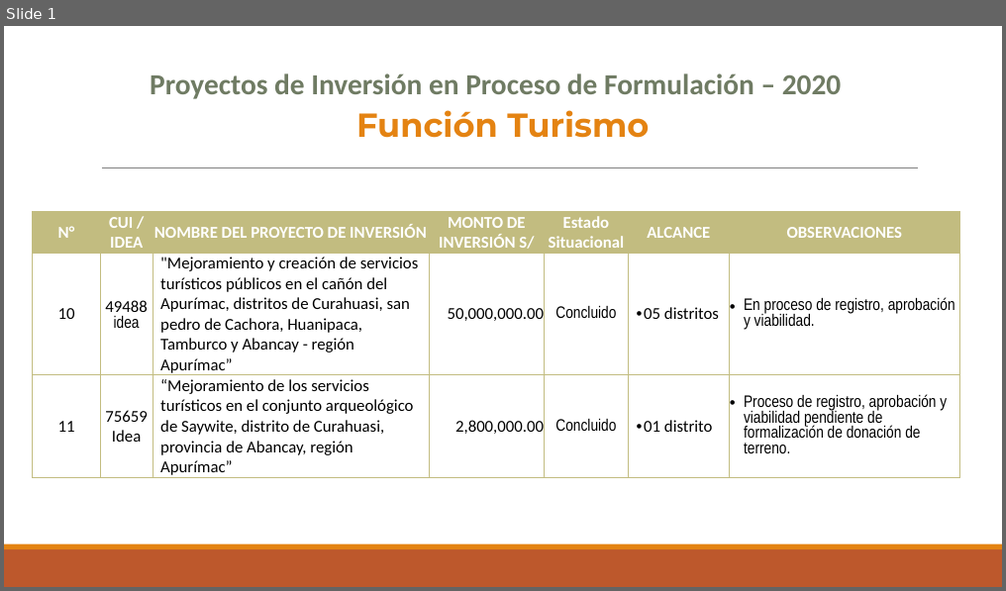
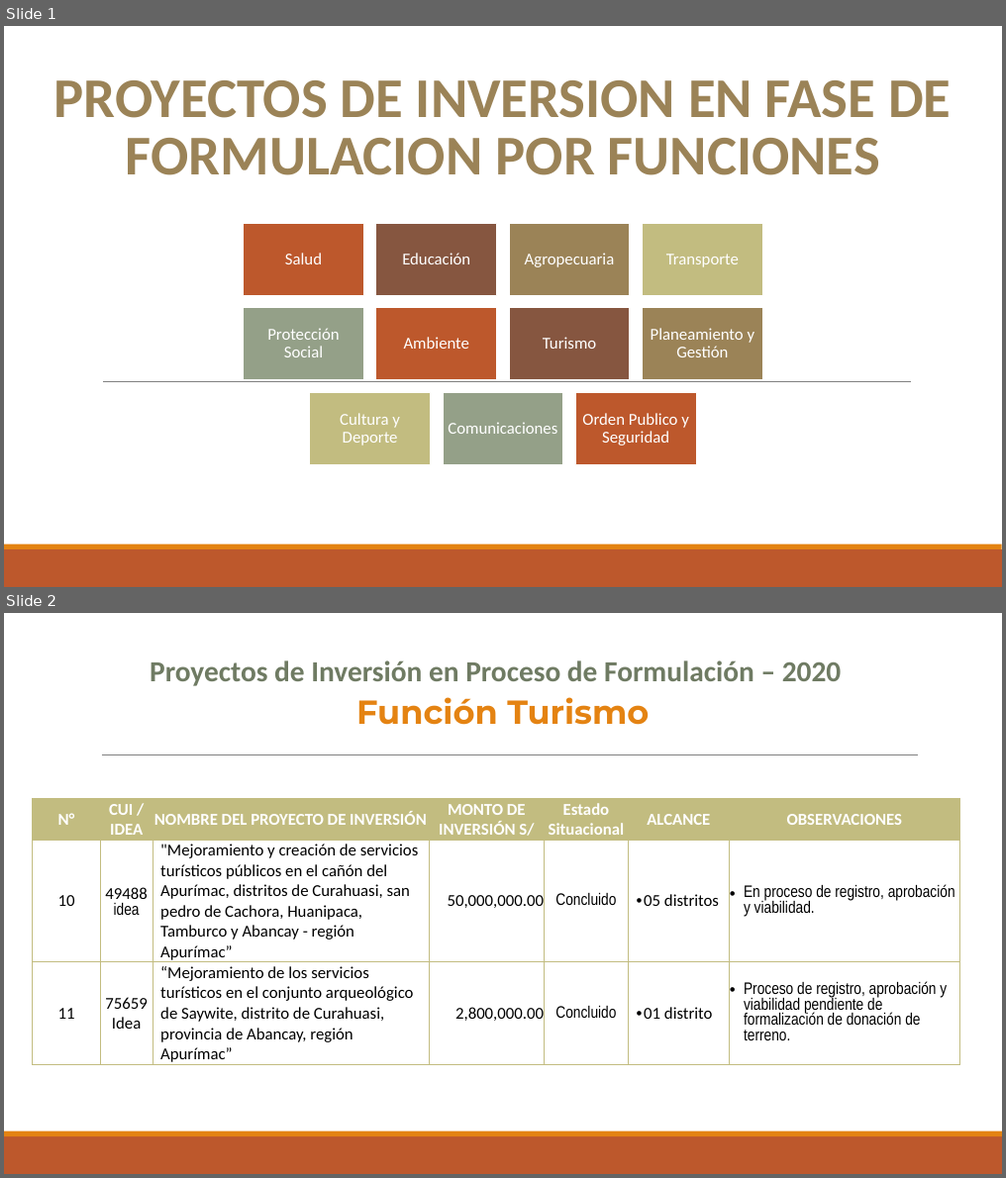
Before and after one commit to ORFEI-GRAP/Gestion-ORFEI, a slide deck: Plantilla.pptx. Shown one above the other, each under a label of ours: slide 1 before the commit, slides 1 and 2 after it. The pictures are 1006x591 and 1006x1178 pixels, drawn with LibreOffice and Linux fonts; fonts in the diff are those of the drawing. Boxes give left, top, right and bottom in pixels: in the first picture for what was removed or moved away, otherwise in the second. Text is boxed around its words. In the diff, an @@ line names an element or a change of style, - is before the commit and + after.

```diff
--- a/Plantilla.pptx
+++ b/Plantilla.pptx
@@ slide 1 added at [4,26,1002,587], background #FFFFFF; not listed: 2 template elements that a slide beside it also shows @@
@@ title added at [54,80,950,175], 54 pt, text #9B8357, bold @@
+PROYECTOS DE INVERSION EN FASE DE FORMULACION POR FUNCIONES
@@ line added from (103, 381) to (912, 381), #808080 0.5 pt @@
@@ group added at [243,224,762,466]: 11 rectangles, 11 texts @@
+Salud
+Educación
+Agropecuaria
+Transporte
+Protección Social
+Ambiente
+Turismo
+Planeamiento y Gestión
+Cultura y Deporte
+Comunicaciones
+Orden Publico y Seguridad
@@ what was slide 1 is now slide 2 @@
```
Also in this commit, not shown: 1 slide changed, 10 other slides added, 1 other file.
